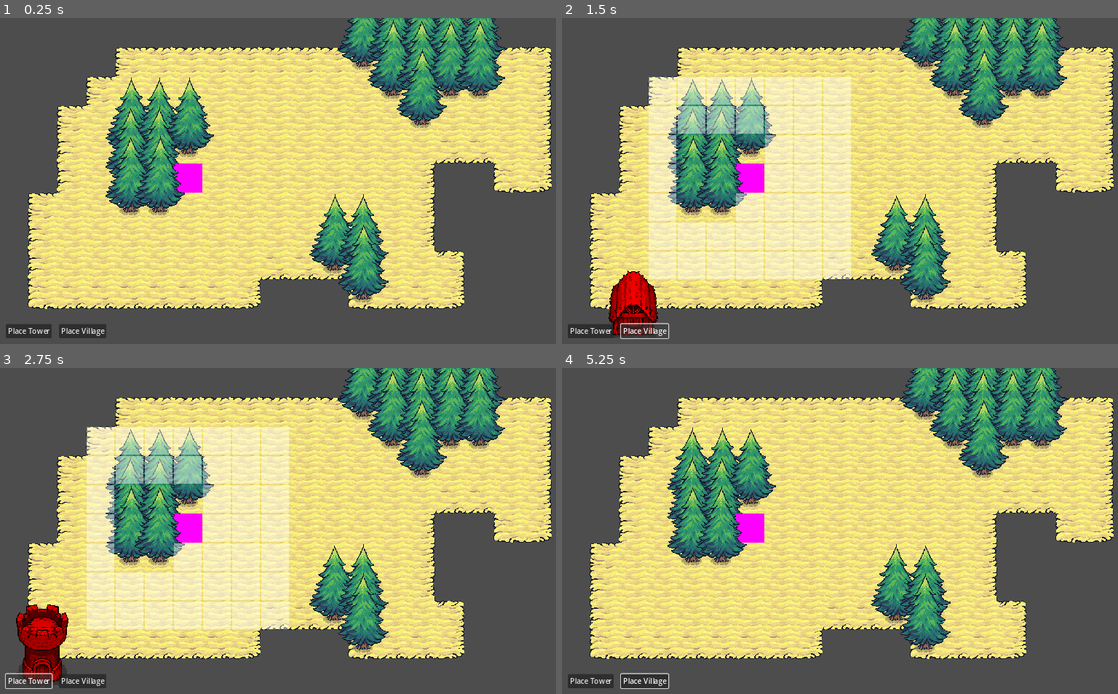
Above: before the commit, frames 1-4 (two rows, left to right).
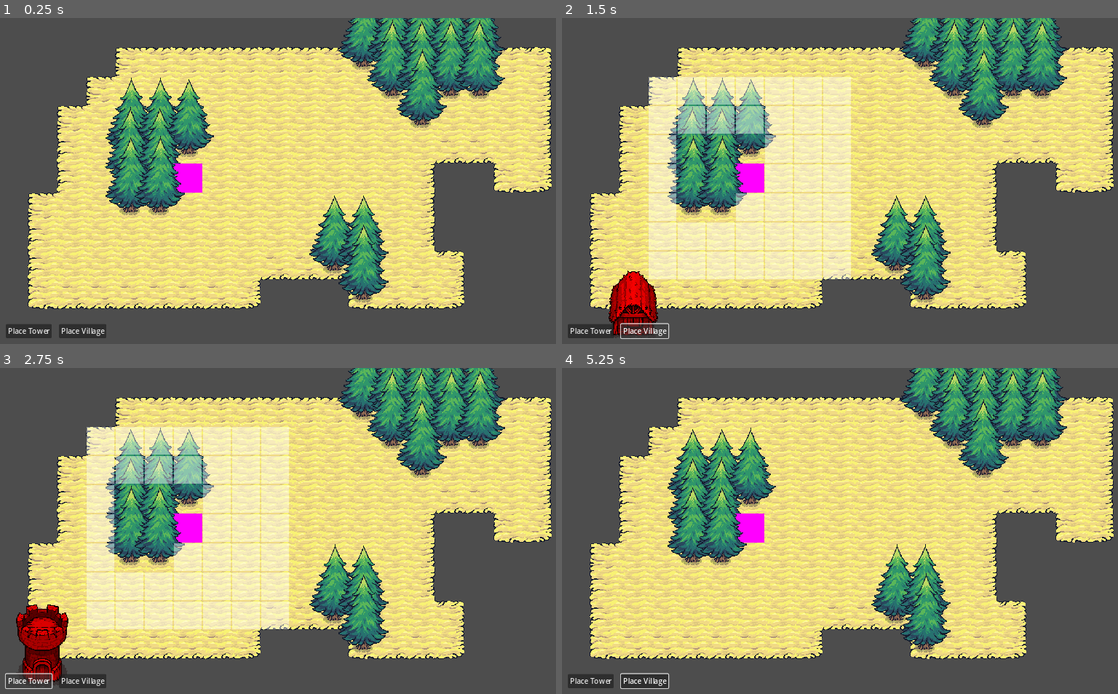
Above: after the commit, the same moments.

Repository: tiannahenrylewis/GodotGridCrashCourse
Game: Godot game, scene res://scenes/main.tscn
Same seed, same stepped clock (60 frames per second), same inputs: the game is played once before the commit and once after it.
Inputs (mouse positions are in pixels of both pictures, inside the frame that each line leads up to):
- Up to frame 1 (0.25 s): no input
- Up to frame 2 (1.5 s): click "Place Tower" at 0.5 s; click "Place Village" at 1.25 s
- Up to frame 3 (2.75 s): click "Place Tower" at 2 s
- Up to frame 4 (5.25 s): click "Place Village" at 2.75 s; click "Place Tower" at 3.5 s; click "Place Village" at 4.25 s; move the mouse to (979, 514) at 5.02 s; right-click (979, 514) at 5.1 s

The runs differ from the first frame. In frame 1, 2.5% of the frame differs, in the area x 18-91%, y 0-82%; in frame 2, 2.6%; in frame 3, 2.6%; in frame 4, 4.1%, in the area x 18-91%, y 0-86%.

Commit message:
Supporting State in Building Manager

Diff:
--- a/godot-grid-crash-course/project.godot
+++ b/godot-grid-crash-course/project.godot
@@ -40,6 +40,11 @@
 , Object(InputEventMouseButton,"resource_local_to_scene":false,"resource_name":"","device":-1,"window_id":0,"alt_presse …(250 unchanged characters)…
 ]
 }
+right_click={
+"deadzone": 0.5,
+"events": [Object(InputEventMouseButton,"resource_local_to_scene":false,"resource_name":"","device":-1,"window_id":0,"alt_pressed":false,"shift_pressed":false,"ctrl_pressed":false,"meta_pressed":false,"button_mask":2,"position":Vector2(698, 26),"global_position":Vector2(717, 117),"factor":1.0,"button_index":2,"canceled":false,"pressed":true,"double_click":false,"script":null)
+]
+}
 
 [rendering]
 
--- a/godot-grid-crash-course/scenes/manager/building_manager.gd
+++ b/godot-grid-crash-course/scenes/manager/building_manager.gd
@@ -5,8 +5,14 @@
 @export var y_sort_root: Node2D
 @export var building_ghost_scene: PackedScene
 
+enum State {
+	NORMAL,
+	PLACING_BUILDING
+}
+
 const ACTION_LEFT_CLICK: StringName = "left_click"
 const ACTION_CANCEL: StringName = "cancel"
+const ACTION_RIGHT_CLICK: StringName = "right_click"
 
 var current_resource_count: int
 var starting_resource_count: int = 4
@@ -15,6 +21,7 @@
 var hovered_grid_cell: Vector2i = Vector2i(-1, -1)
 var null_cell_value = Vector2(-10,-10)
 var building_ghost: Node2D
+var current_state: State = State.NORMAL
 
 func _ready():
 	GameEvents.connect("resource_tiles_updated", _on_resource_tiles_updated)
@@ -22,36 +29,39 @@
 
 
 func _process(_delta: float) -> void:
-	#if there is no valid building_ghost, do nothing
-	if !is_instance_valid(building_ghost):
-		return
+	var grid_position = grid_manager.get_mouse_grid_cell_position()
 
-	var grid_position = grid_manager.get_mouse_grid_cell_position()
-	# set the cursor to the mouse position
-	building_ghost.global_position = grid_position * 64
-
-	if to_place_building_resource != null && (!hasValue(hovered_grid_cell) || hovered_grid_cell != grid_position):
+	if hovered_grid_cell != grid_position:
 		 # reassign the hovered_grid_cell
 		hovered_grid_cell = grid_position
-		_update_grid_display()
+		update_hovered_grid_cell()
+
+	match current_state:
+		State.NORMAL:
+			pass
+		State.PLACING_BUILDING:
+			# set the cursor to the mouse position
+			building_ghost.global_position = grid_position * 64
 
 
 func _unhandled_input(event: InputEvent) -> void:
-	if event.is_action_pressed(ACTION_CANCEL):
-		clear_building_ghost()
-	elif (hasValue(hovered_grid_cell) &&
-	to_place_building_resource != null &&
-	event.is_action_pressed(ACTION_LEFT_CLICK) &&
-	_is_building_placeable_at_tile(hovered_grid_cell)
-	):
-		# place building
-		place_building_at_hovered_cell_position()
+	match current_state:
+		State.NORMAL:
+			if event.is_action_pressed(ACTION_RIGHT_CLICK):
+				destroy_building_at_hovered_cell_position()
+		State.PLACING_BUILDING:
+			if event.is_action_pressed(ACTION_CANCEL):
+				change_state(State.NORMAL)
+			elif (to_place_building_resource != null &&
+			event.is_action_pressed(ACTION_LEFT_CLICK) &&
+			_is_building_placeable_at_tile(hovered_grid_cell)):
+				# place building
+				place_building_at_hovered_cell_position()
+		_:
+			pass
 
 
 func _update_grid_display():
-	if hovered_grid_cell == null:
-		return
-
 	grid_manager.clear_highlighted_tiles() # wiping the entire tileset
 	grid_manager.highlight_buildable_tiles() # re-highlighting the tiles that are currently buildable
 
@@ -65,20 +75,19 @@
 
 
 func place_building_at_hovered_cell_position():
-	if !hasValue(hovered_grid_cell):
-		return
-
 	var building = to_place_building_resource.building_scene.instantiate() as Node2D
 	y_sort_root.add_child(building)
 
 	building.global_position = hovered_grid_cell * 64
 	currently_used_resource_count += to_place_building_resource.resource_cost
-	clear_building_ghost()
+	change_state(State.NORMAL)
+
+
+func destroy_building_at_hovered_cell_position():
+	pass
 
 
 func clear_building_ghost():
-	# reset the hover state and clear the tilemap to remove highlight cell after placing a building
-	hovered_grid_cell = null_cell_value
 	grid_manager.clear_highlighted_tiles()
 
 	if is_instance_valid(building_ghost):
@@ -93,6 +102,33 @@
 	return starting_resource_count + current_resource_count - currently_used_resource_count
 
 
+func update_hovered_grid_cell():
+	match current_state:
+		State.NORMAL:
+			pass
+		State.PLACING_BUILDING:
+			_update_grid_display()
+
+
+func change_state(to_state: State):
+	match current_state:
+		State.NORMAL:
+			pass
+		State.PLACING_BUILDING:
+			clear_building_ghost()
+			to_place_building_resource = null
+
+	current_state = to_state
+
+	match current_state:
+		State.NORMAL:
+			pass
+		State.PLACING_BUILDING:
+			building_ghost = building_ghost_scene.instantiate()
+			y_sort_root.add_child(building_ghost) #unorphan building_ghost
+
+
+
 func hasValue(cell: Vector2) -> bool:
 	if cell == null_cell_value:
 		return false
@@ -101,16 +137,10 @@
 
 
 func _on_building_resource_selected(building_resource: BuildingResource):
-	if is_instance_valid(building_ghost):
-		building_ghost.queue_free()
-
-	building_ghost = building_ghost_scene.instantiate()
-	y_sort_root.add_child(building_ghost) #unorphan building_ghost
-
+	change_state(State.PLACING_BUILDING)
 	# add sprite as child to building ghost
 	var building_sprite = building_resource.sprite_scene.instantiate()
 	building_ghost.add_child(building_sprite)
-
 	to_place_building_resource = building_resource
 	_update_grid_display()
 
